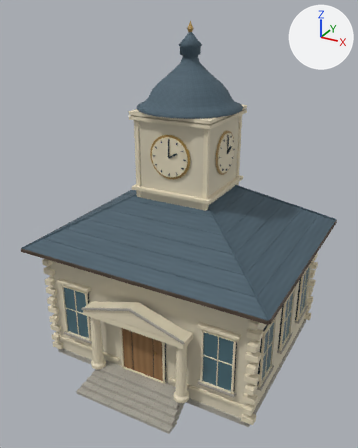
Renders of the glTF model assets/source/models/village/townhall-crafted.glb from each side of a commit.
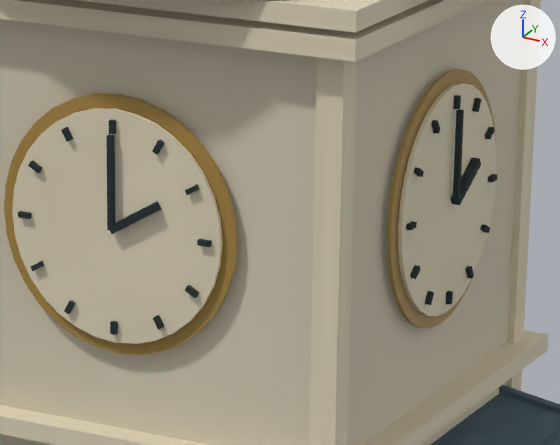
Old and new are each drawn whole from a 50 mm camera at (11.91, -22.8, 18.95) aimed at (-0.22, -0.74, 7.92) and again close up on the part from 42% to 69% of the width and 26% to 43% of the height. Arrows for +X, +Y and +Z are at upper right; the lights stay in place. The older version's two pictures come first. Vertices at exactly the same position are counted once.

Objects in the first close-up: 'townhall authored architecture'.
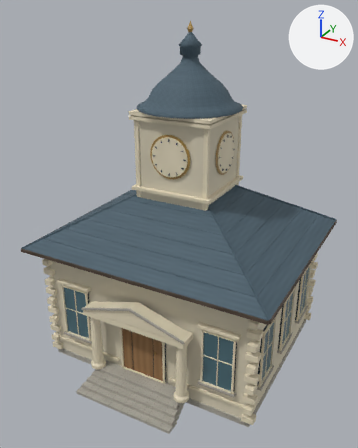
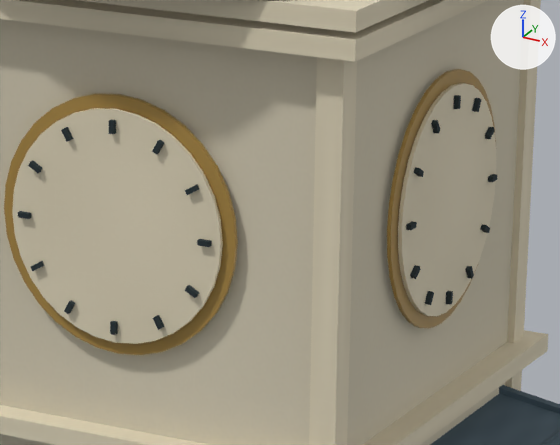
Location of each change, (x1, y1, x2, y2) in pixels of the close-ups (560 x 445 px):
part 1 of me_townhall_planar_architecture, deleted: before (106, 109, 481, 234)

Patch to the scene script:
```diff
--- a/assets/source/models/village/townhall-crafted.glb.py
+++ b/assets/source/models/village/townhall-crafted.glb.py
@@ me_townhall_planar_architecture @@
 # used by ob_townhall_authored_architecture; location = (0.0, 0.0, 0.0)
-me_townhall_planar_architecture.from_pydata(...)  # 3910 vertices, 6572 faces; spans x -7.0..7.0, y -7.3..7.3, z 0.0..18.3
+me_townhall_planar_architecture.from_pydata(...)  # 3846 vertices, 6476 faces; spans x -7.0..7.0, y -7.3..7.3, z 0.0..18.3
+# me_townhall_planar_architecture part 1: 8 loose pieces with 64 vertices, spanning x -2.2..2.2, y -2.2..2.2, z 12.0..12.9, are deleted
 me_townhall_planar_architecture.materials.append(mat_authored_village_mineral_and_joinery_atlas)
```
